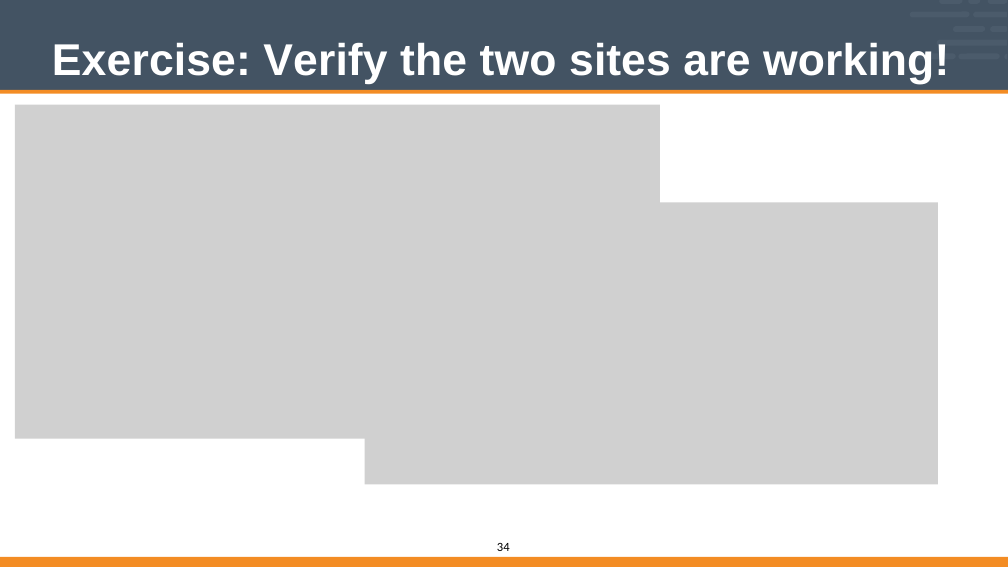
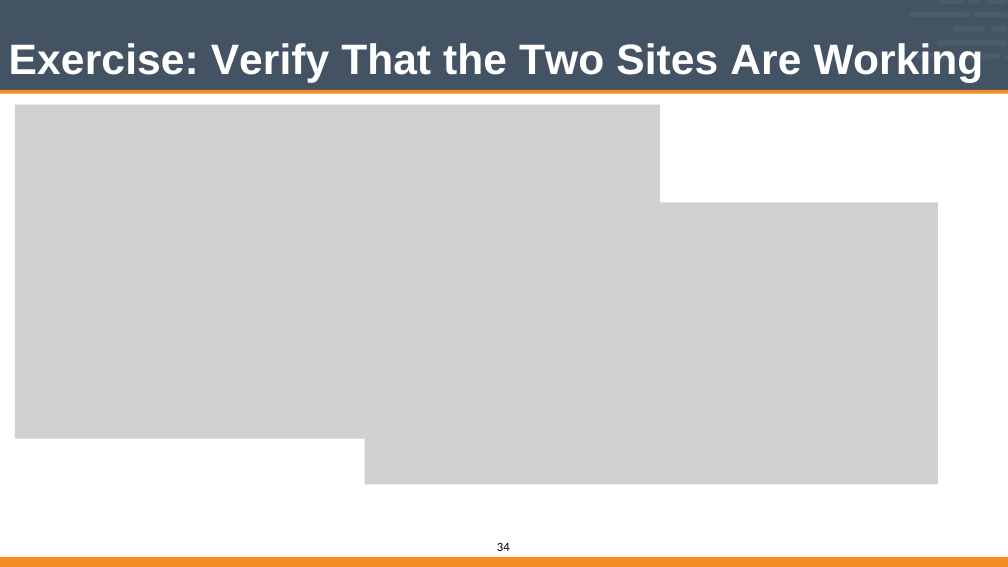
Before and after one commit to vinyar/chef-intermediate, a slide deck: slide 34 of Modules/02-Chef_Intermediate.pptx. Drawn at 1008x567 pixels with LibreOffice and Linux fonts; fonts in the diff are those of the drawing; grey boxes stand for pictures. Boxes give left, top, right and bottom in pixels: in the first picture for what was removed or moved away, otherwise in the second. Text is boxed around its words. In the diff, an @@ line names an element or a change of style, - is before the commit and + after.

Commit message:
Fixed code and other text formatting

```diff
--- a/Modules/02-Chef_Intermediate.pptx
+++ b/Modules/02-Chef_Intermediate.pptx
@@ title at [9, 43, 984, 82]: text changed; size 56.5 to 54 pt @@
-Exercise: Verify the two sites are working!
+Exercise: Verify That the Two Sites Are Working
```
Also in this commit, not shown: 23 other slides changed.
